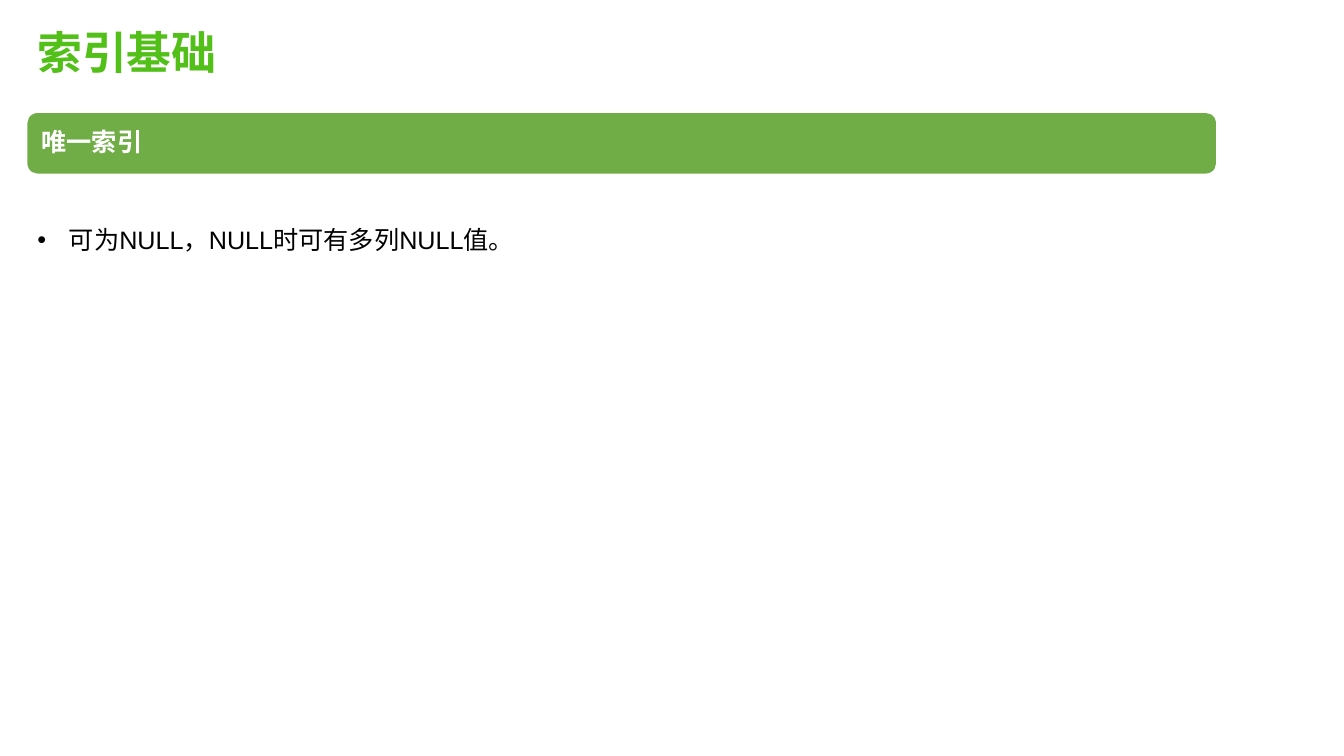
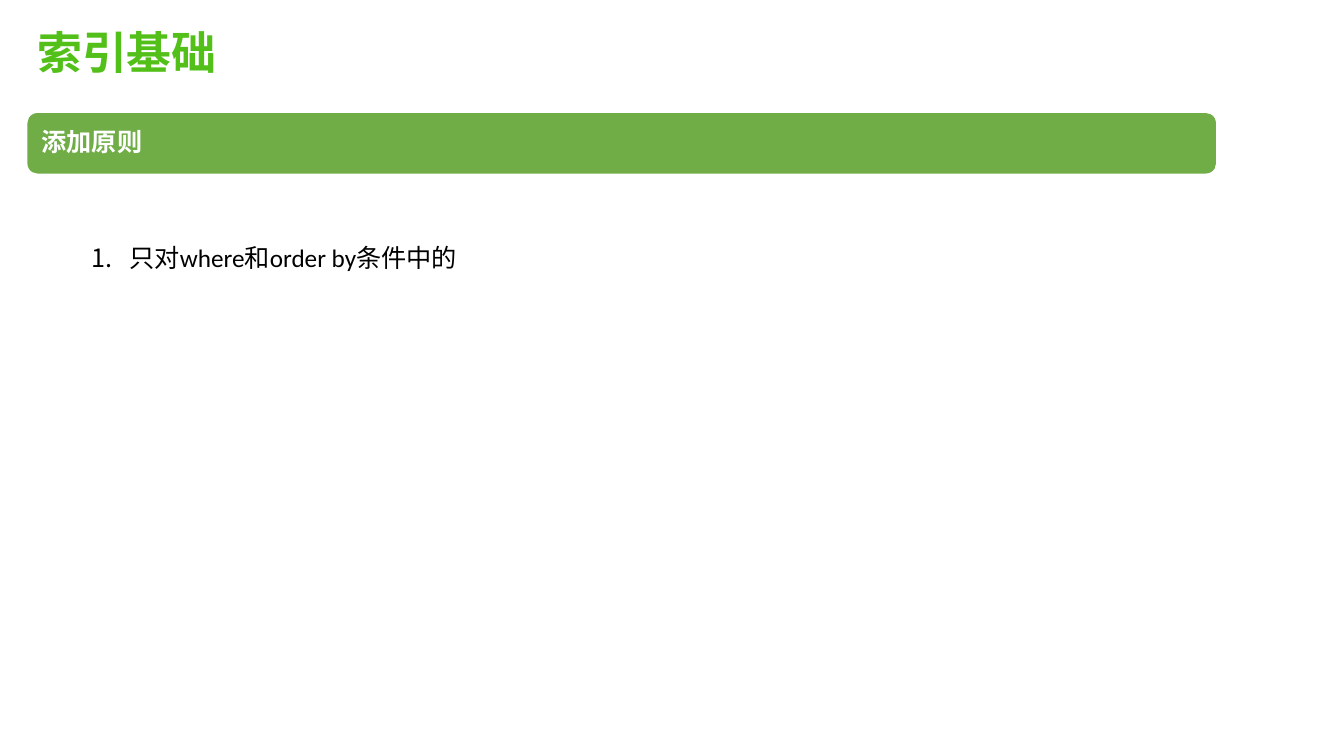
Before and after one commit to robertchengzy/kata, a slide deck: slide 8 of mysql-index.pptx. Drawn at 1344x756 pixels with LibreOffice and Linux fonts; fonts in the diff are those of the drawing. Boxes give left, top, right and bottom in pixels: in the first picture for what was removed or moved away, otherwise in the second. Text is boxed around its words. In the diff, an @@ line names an element or a change of style, - is before the commit and + after.

```diff
--- a/mysql-index.pptx
+++ b/mysql-index.pptx
@@ text at <box>42,130,143,153</box>: text changed @@
-唯一索引
+添加原则
@@ text removed at <box>69,228,514,252</box> @@
-• 可为NULL，NULL时可有多列NULL值。
@@ text added at <box>129,245,457,271</box>, 18 pt, text #000000 @@
+1. 只对where和order by条件中的
```
Also in this commit, not shown: 6 other slides changed, 2 slides added.
